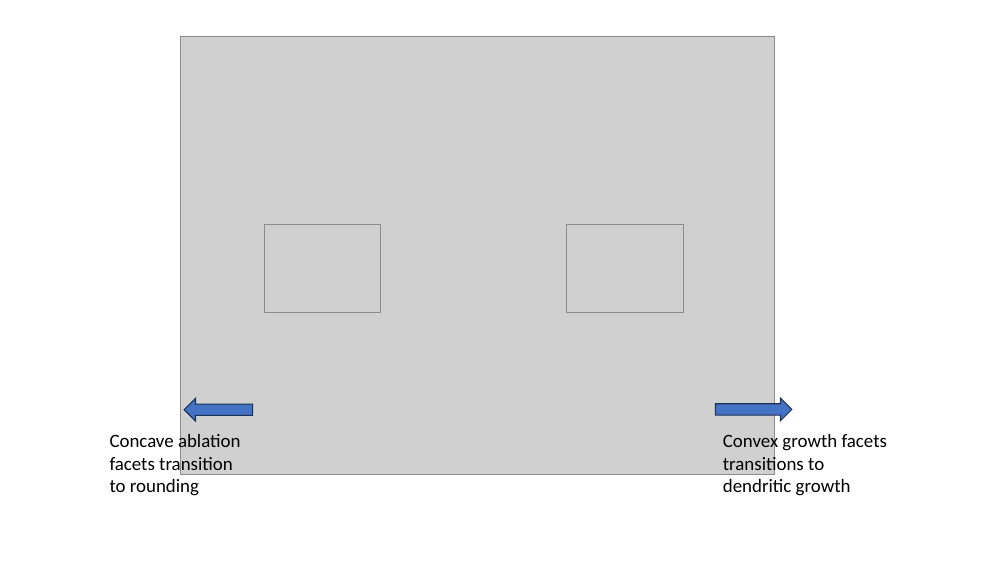
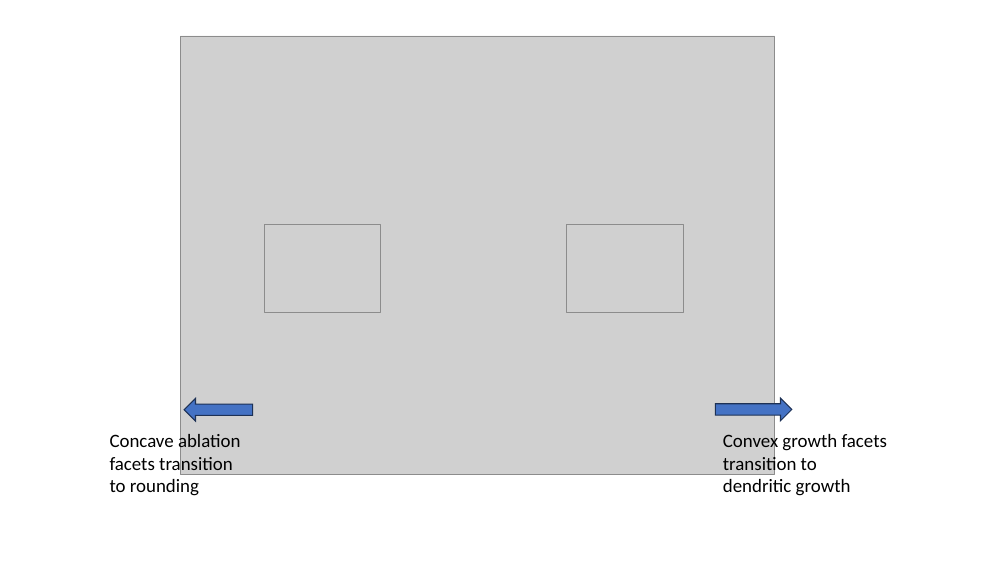
Before and after one commit to upschemistry/icecontinuum, a slide deck: slide 8 of nesh/graphics.pptx. Drawn at 1008x567 pixels with LibreOffice and Linux fonts; fonts in the diff are those of the drawing; grey boxes stand for pictures. Boxes give left, top, right and bottom in pixels: in the first picture for what was removed or moved away, otherwise in the second. Text is boxed around its words. In the diff, an @@ line names an element or a change of style, - is before the commit and + after.

```diff
--- a/nesh/graphics.pptx
+++ b/nesh/graphics.pptx
@@ text at (x1=723, y1=454, x2=817, y2=475): text changed @@
-transitions to
+transition to
```
Also in this commit, not shown: 4 slides added, 2 slides removed, 14 other files.
